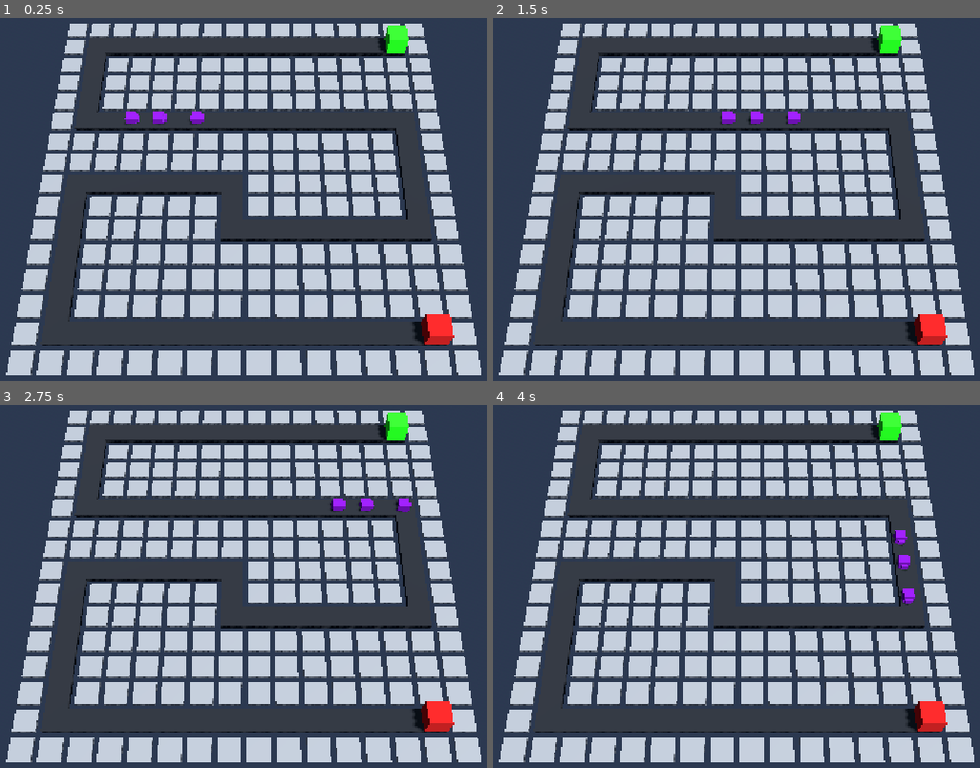
Above: before the commit, frames 1-4 (two rows, left to right).
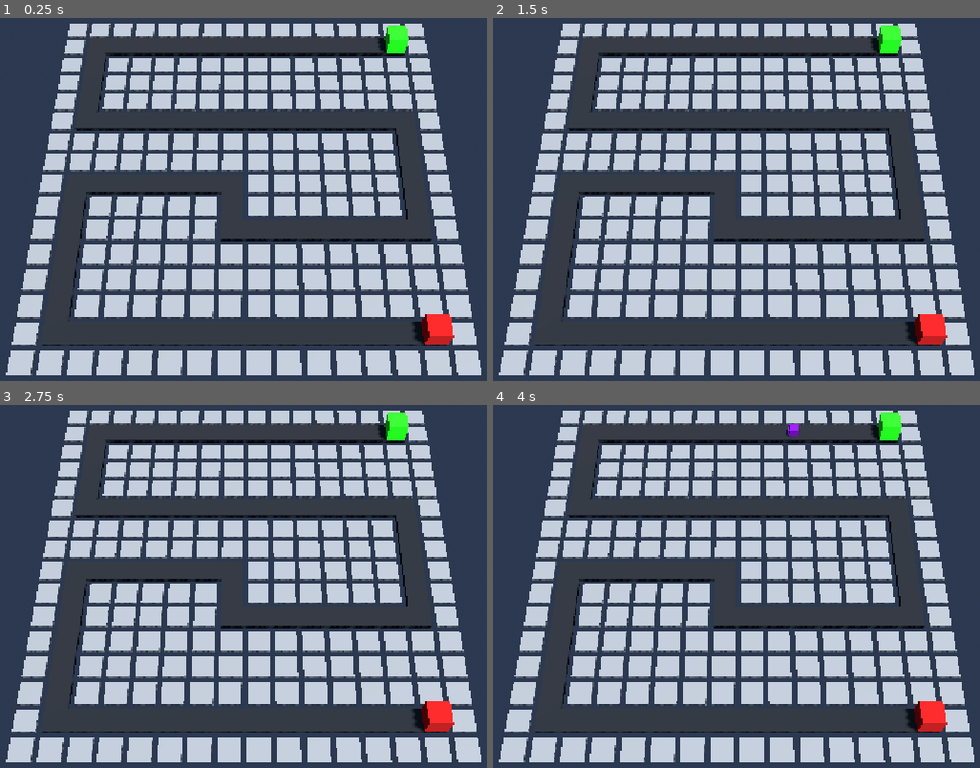
Above: after the commit, the same moments.

Repository: Shuntoon/Tower_Defense_Project_Files
Game: Godot game, scene res://Scenes/test_level.tscn
Two runs of this game, one before a commit and one after it. Both use one fixed random seed, a clock stepped at 60 frames per second and the inputs below.
Inputs:
- Up to frame 1 (0.25 s): no input
- Up to frame 2 (1.5 s): no input
- Up to frame 3 (2.75 s): no input
- Up to frame 4 (4 s): no input

The runs differ from the first frame. In frame 1, 0.3% of the frame differs, in the area x 25-42%, y 25-30%; in frame 2, 0.3%; in frame 3, 0.3%; in frame 4, 0.4%, in the area x 60-87%, y 5-56%.

Commit message:
Added Wave Manager

Diff:
--- /dev/null
+++ b/Managers/wave_manager.gd
@@ -0,0 +1,22 @@
+extends Node
+class_name WaveManager
+
+@onready var wave_timer: Timer = $WaveTimer
+@onready var enemy_path: Path3D = $"../EnemyPath"
+
+@export var wave_index : int = 1
+
+var time_between_enemy_spawns : float = .4
+
+const ENEMY_PATH_FOLLOW = preload("uid://q6qa276yvsvv")
+
+func _enter_tree() -> void:
+	add_to_group("wave_manager")
+
+func _on_wave_timer_timeout() -> void:
+	for i in range(wave_index):
+		var enemy_path_follow_inst = ENEMY_PATH_FOLLOW.instantiate()
+		enemy_path.add_child(enemy_path_follow_inst)
+		await get_tree().create_timer(time_between_enemy_spawns).timeout
+
+	wave_index += 1
--- a/Object/EnemyPathFollow/enemy_path_follow.tscn
+++ b/Object/EnemyPathFollow/enemy_path_follow.tscn
@@ -7,7 +7,6 @@
 
 [node name="EnemyPathFollow" type="PathFollow3D" unique_id=781588259]
 transform = Transform3D(-4.371139e-08, 0, -1, 0, 1, 0, 1, 0, -4.371139e-08, 0, 0, 0)
-progress = 41.94002
 loop = false
 script = ExtResource("1_sg46t")
 
--- a/Scenes/test_level.tscn
+++ b/Scenes/test_level.tscn
@@ -1,7 +1,7 @@
 [gd_scene format=3 uid="uid://dgj74cjiprqdp"]
 
+[ext_resource type="Script" uid="uid://dryqh37gwaktt" path="res://Managers/wave_manager.gd" id="1_eglq2"]
 [ext_resource type="PackedScene" uid="uid://bn0bear4r3cq5" path="res://Object/Tile/tile.tscn" id="1_iti4p"]
-[ext_resource type="PackedScene" uid="uid://q6qa276yvsvv" path="res://Object/EnemyPathFollow/enemy_path_follow.tscn" id="2_dtjkg"]
 
 [sub_resource type="ProceduralSkyMaterial" id="ProceduralSkyMaterial_dtjkg"]
 sky_horizon_color = Color(0.66224277, 0.6717428, 0.6867428, 1)
@@ -34,6 +34,13 @@
 
 [node name="TestLevel" type="Node3D" unique_id=1531510339]
 
+[node name="WaveManager" type="Node" parent="." unique_id=372038893]
+script = ExtResource("1_eglq2")
+
+[node name="WaveTimer" type="Timer" parent="WaveManager" unique_id=1286645015]
+wait_time = 3.0
+autostart = true
+
 [node name="Environment" type="Node3D" parent="." unique_id=1533257042]
 
 [node name="WorldEnvironment" type="WorldEnvironment" parent="Environment" unique_id=1320593433]
@@ -667,14 +674,4 @@
 transform = Transform3D(1, 0, 0, 0, 1, 0, 0, 0, 1, 1.25, 0.30995607, -16.5)
 curve = SubResource("Curve3D_dtjkg")
 
-[node name="EnemyPathFollow" parent="EnemyPath" unique_id=781588259 instance=ExtResource("2_dtjkg")]
-transform = Transform3D(1, 0, 0, 0, 1, 0, 0, 0, 1, 5.0149994, 0, 12.57213)
-progress = 22.983131
-
-[node name="EnemyPathFollow2" parent="EnemyPath" unique_id=25212185 instance=ExtResource("2_dtjkg")]
-transform = Transform3D(1, 0, 0, 0, 1, 0, 0, 0, 1, 5.0150003, 0, 11.214472)
-progress = 24.878822
-
-[node name="EnemyPathFollow3" parent="EnemyPath" unique_id=1308860436 instance=ExtResource("2_dtjkg")]
-transform = Transform3D(1, 0, 0, 0, 1, 0, 0, 0, 1, 5.015, 0, 13.989677)
-progress = 21.565557
+[connection signal="timeout" from="WaveManager/WaveTimer" to="WaveManager" method="_on_wave_timer_timeout"]
Not shown, added: Managers/wave_manager.gd.uid
